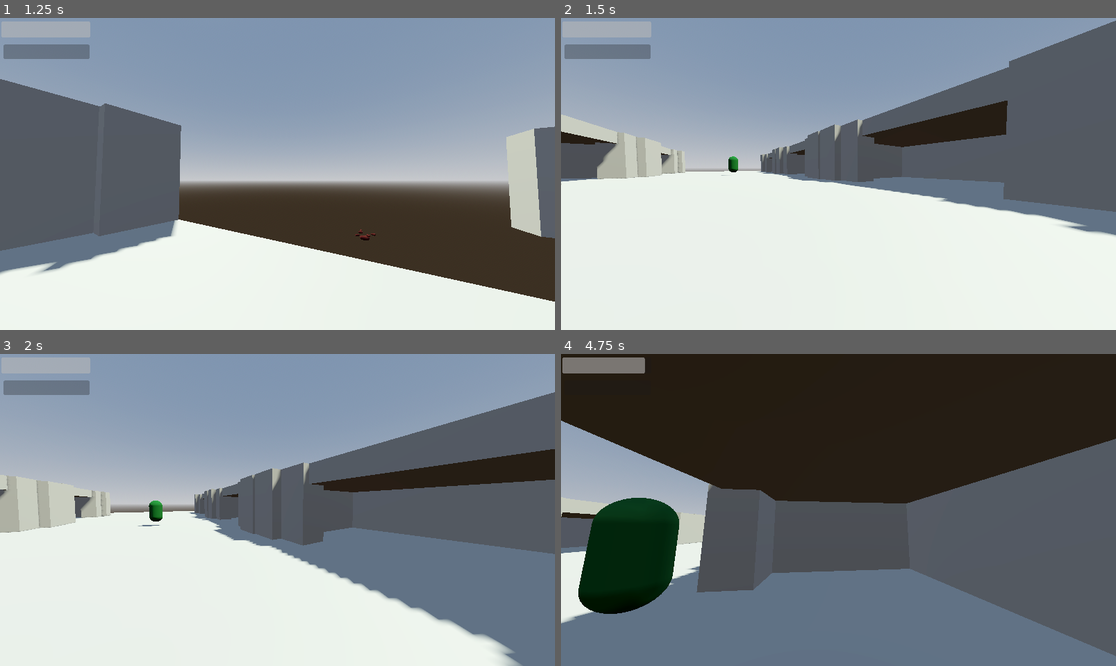
Above: before the commit, frames 1-4 (two rows, left to right).
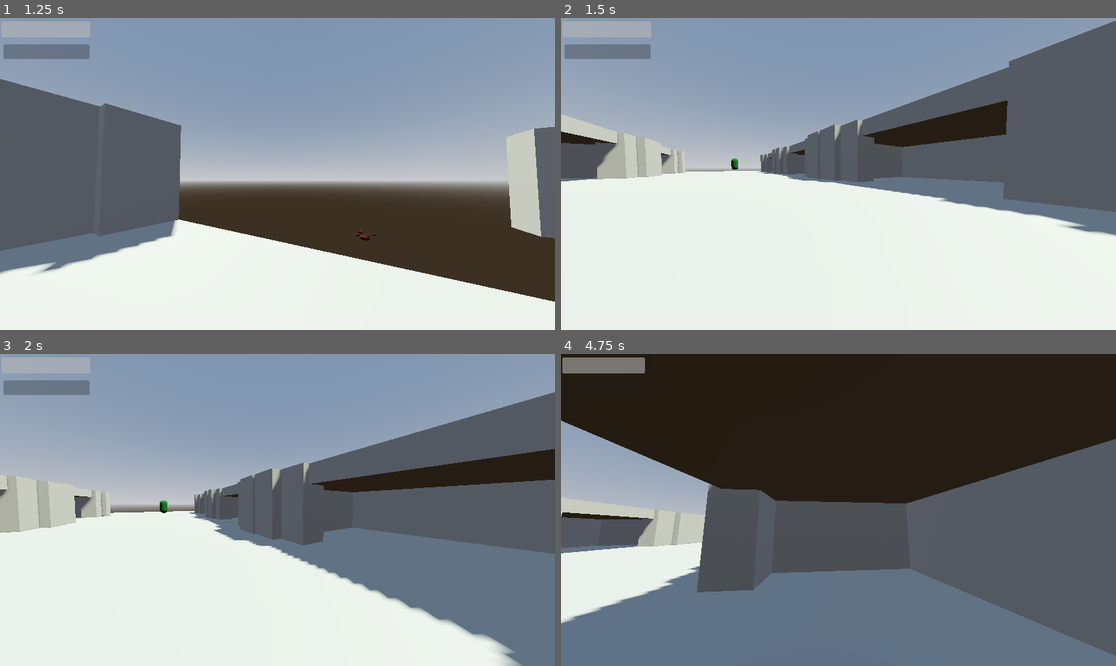
Above: after the commit, the same moments.

Repository: lungcollapser/record
Game: Godot game, scene res://scenes/world.tscn
Two runs of this game, one before a commit and one after it. Both use one fixed random seed, a clock stepped at 60 frames per second and the inputs below.
Inputs (mouse positions are in pixels of both pictures, inside the frame that each line leads up to):
- Up to frame 1 (1.25 s): tap Enter (ui_accept) at 0.5, 0.77 s; move the mouse to (305, 174) at 0.52 s; hold W (forward) from 0.53 s (still down); hold Ctrl (crouch) from 0.53 s (still down)
- Up to frame 2 (1.5 s): keep holding W (forward); move the mouse to (810, 174) at 1.27 s; release Ctrl (crouch) at 1.28 s; click (810, 174) at 1.35 s
- Up to frame 3 (2 s): keep holding W (forward); tap Enter (ui_accept) at 1.52 s
- Up to frame 4 (4.75 s): keep holding W (forward); move the mouse to (849, 503) at 2.02 s; tap T (dropreceptacle) at 2.1 s; move the mouse to (832, 516) at 2.77 s; tap E (interact) at 2.85 s; tap Enter (ui_accept) at 3.02, 3.77, 4.52 s; move the mouse to (877, 513) at 3.52 s; hold Shift (sprint) 3.53-4.28 s; move the mouse to (794, 506) at 4.27 s; tap R (stow) at 4.35 s

Frame 1 is identical in both runs. In frame 2, less than 0.1% of the frame differs, in the area x 28-32%, y 44-51%; in frame 3, 0.2%; in frame 4, 5.3%, in the area x 3-22%, y 46-84%.

Commit message:
trying to add sum detection

Diff:
--- a/scenes/enemy.tscn
+++ b/scenes/enemy.tscn
@@ -8,6 +8,8 @@
 albedo_color = Color(0, 0.313726, 0.109804, 1)
 
 [sub_resource type="CapsuleShape3D" id="CapsuleShape3D_wf8db"]
+
+[sub_resource type="SphereShape3D" id="SphereShape3D_ud0o8"]
 
 [node name="Enemy" type="CharacterBody3D"]
 script = ExtResource("1_c05o7")
@@ -21,5 +23,14 @@
 transform = Transform3D(1, 0, 0, 0, 1, 0, 0, 0, 1, 0, 1.43266, 0)
 shape = SubResource("CapsuleShape3D_wf8db")
 
-[node name="NavigationAgent3D" type="NavigationAgent3D" parent="."]
+[node name="Area3D" type="Area3D" parent="."]
+transform = Transform3D(7.135, 0, 0, 0, 7.135, 0, 0, 0, 7.135, 0, 0.0567853, 0)
+
+[node name="CollisionShape3D" type="CollisionShape3D" parent="Area3D"]
+transform = Transform3D(1, 0, 0, 0, 1, 0, 0, 0, 1, 0, 0.25619, 0)
+shape = SubResource("SphereShape3D_ud0o8")
+
+[node name="EnemyNavigation" type="NavigationAgent3D" parent="."]
 path_height_offset = 0.5
+
+[connection signal="body_entered" from="Area3D" to="." method="_on_area_3d_body_entered"]
--- a/scenes/player.tscn
+++ b/scenes/player.tscn
@@ -15,7 +15,7 @@
 [node name="PlayerMesh" type="MeshInstance3D" parent="Playerbody"]
 mesh = SubResource("CapsuleMesh_d0phb")
 
-[node name="PlayerShape" type="CollisionShape3D" parent="Playerbody"]
+[node name="PlayerShape" type="CollisionShape3D" parent="Playerbody" groups=["playerarea"]]
 transform = Transform3D(0.895, 0, 0, 0, 0.895, 0, 0, 0, 0.895, 0, 0, 0)
 shape = SubResource("CapsuleShape3D_dd3nb")
 
--- a/scripts/enemy.gd
+++ b/scripts/enemy.gd
@@ -3,21 +3,22 @@
 const ENEMY_SPEED = 0.1
 var enemy_health = 100
 var player
+var player_area
 @export var player_path : NodePath
-@onready var nav_agent = $NavigationAgent3D
+@onready var nav_agent = $EnemyNavigation
 
 func _ready():
-	call_deferred("enemy_setup")
+	call_deferred("enemy_chase")
 	player = get_tree().get_nodes_in_group("player")[0]
+	player_area = get_tree().get_nodes_in_group("player_area")
 
-
-
-func enemy_setup():
-	await get_tree().physics_frame
+func enemy_chase():
 	nav_agent.set_target_position(player.global_position)
 	var velocity = (nav_agent.get_next_path_position() - global_position).normalized() * ENEMY_SPEED
 	move_and_collide(velocity)
 
 
-func _physics_process(_delta: float):
-	enemy_setup()
+func _on_area_3d_body_entered(body):
+	if body == player:
+		enemy_chase()
+		print("poopy")
Not shown: 1 places in scenes/enemy.tscn that only renumber resources
